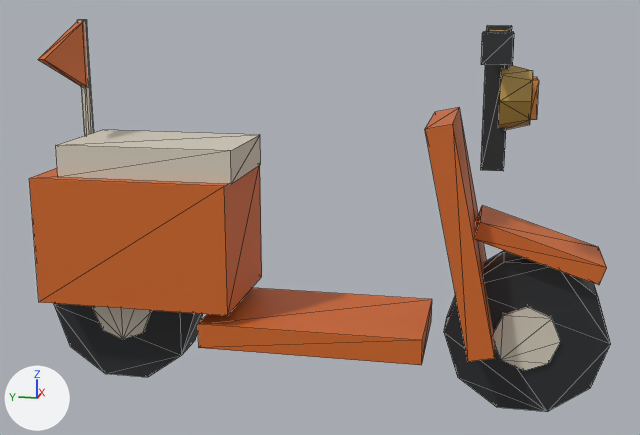
Two versions of the glTF model sketches/core-loop/assets/models/world_one/poi_scooter.glb, one commit apart.
One viewpoint serves both versions: a 50 mm lens placed at (-2.379, -0.477, 1.108), pointed at (-0.002, -0.001, 0.514). The lights are fixed; the arrows at lower left show +X, +Y and +Z. The older version comes first. Mesh edges are drawn as thin lines. Where no turn or scale is listed for an object, it has been applied to the vertices. Vertices at exactly the same position are counted once.

The scene before the commit, as lines of its bpy script (objects in view):
```python
me_scooter = bpy.data.meshes.new('Scooter')
me_scooter.from_pydata(...)  # 202 vertices, 328 faces; spans x -0.32..0.32, y -0.8..0.81, z 0.01..1.05
me_scooter.materials.append(mat_paint)
ob_scooter = bpy.data.objects.new('Scooter', me_scooter)
ob_scooter.location = (0.0, 0.0, 0.0)
```
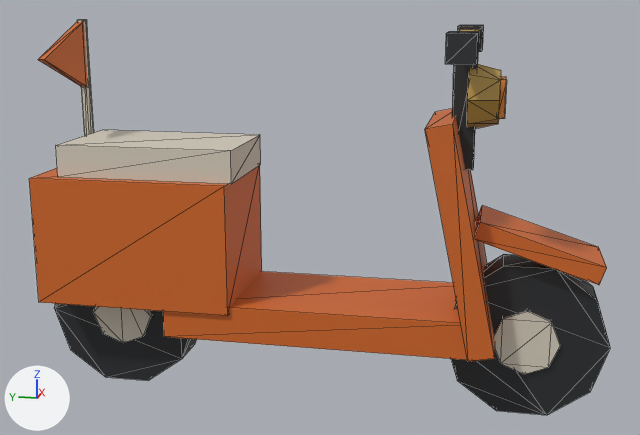
Location of each change, [x1, y1, x2, y2] in pixels of the pictures (640 x 435 px; the box of a moved part takes in the faces that stretch with it):
'Scooter', reshaped: before [29, 20, 611, 412]; after [29, 20, 610, 415]
part 1 of me_scooter, added (orange): after [163, 271, 467, 360]
part 2 of me_scooter, moved or reshaped: before [444, 251, 611, 412]; after [451, 254, 610, 415]
part 3 of me_scooter, moved or reshaped: before [493, 307, 560, 371]; after [494, 310, 560, 374]
part 4 of me_scooter, moved or reshaped: before [54, 303, 203, 377]; after [54, 304, 197, 381]
part 5 of me_scooter, moved or reshaped: before [93, 306, 152, 339]; after [93, 306, 152, 343]
part 6 of me_scooter, moved or reshaped: before [481, 65, 509, 171]; after [452, 45, 479, 170]
part 7 of me_scooter, moved or reshaped (mostly hidden): before [489, 30, 509, 32]; after [459, 30, 479, 32]
part 8 of me_scooter, moved or reshaped: before [481, 32, 514, 65]; after [445, 31, 479, 65]
part 9 of me_scooter, moved or reshaped: before [486, 25, 512, 32]; after [458, 25, 484, 52]
part 10 of me_scooter, moved or reshaped: before [529, 77, 539, 120]; after [498, 76, 507, 119]
part 11 of me_scooter, moved or reshaped: before [498, 65, 533, 130]; after [467, 64, 501, 129]
part 12 of me_scooter, deleted (orange): before [198, 288, 432, 365]

The change, as a diff of the scene's bpy script:
```diff
--- a/sketches/core-loop/assets/models/world_one/poi_scooter.glb.py
+++ b/sketches/core-loop/assets/models/world_one/poi_scooter.glb.py
@@ me_scooter @@
 # used by ob_scooter; location = (0.0, 0.0, 0.0)
-me_scooter.from_pydata(...)  # 202 vertices, 328 faces; spans x -0.32..0.32, y -0.8..0.81, z 0.01..1.05
+me_scooter.from_pydata(...)  # 194 vertices, 316 faces; spans x -0.32..0.32, y -0.8..0.81, z 0.0..1.05
+# me_scooter part 1: a new loose piece, a box spanning x -0.17..0.17, y -0.45..0.41, z 0.19..0.29, in mat_paint
+# me_scooter part 2: the loose piece of 20 vertices spanning x -0.06..0.06, y -0.8..-0.36, z 0.01..0.43 is moved by (0.0, 0.0, -0.01)
+# me_scooter part 3: the loose piece of 16 vertices spanning x -0.07..0.07, y -0.67..-0.49, z 0.13..0.31 is moved by (0.0, 0.0, -0.01)
+# me_scooter part 4: the loose piece of 20 vertices spanning x -0.06..0.06, y 0.36..0.8, z 0.01..0.43 is moved by (0.0, 0.0, -0.01)
+# me_scooter part 5: the loose piece of 16 vertices spanning x -0.07..0.07, y 0.49..0.67, z 0.13..0.31 is moved by (0.0, 0.0, -0.01)
+# me_scooter part 6: the loose piece of 8 vertices spanning x -0.03..0.03, y -0.5..-0.44, z 0.67..1.01 is moved by (0.0, 0.08, 0.0)
+# me_scooter part 7: the loose piece of 8 vertices spanning x -0.3..0.3, y -0.5..-0.44, z 0.98..1.02 is moved by (0.0, 0.08, 0.0)
+# me_scooter part 8: the loose piece of 8 vertices spanning x -0.32..-0.22, y -0.5..-0.44, z 0.96..1.03 is moved by (0.0, 0.08, 0.0)
+# me_scooter part 9: the loose piece of 8 vertices spanning x 0.22..0.32, y -0.5..-0.44, z 0.96..1.03 is moved by (0.0, 0.08, 0.0)
+# me_scooter part 10: the loose piece of 8 vertices spanning x -0.05..0.05, y -0.57..-0.56, z 0.81..0.91 is moved by (0.0, 0.08, 0.0)
+# me_scooter part 11: the loose piece of 16 vertices spanning x -0.09..0.09, y -0.56..-0.48, z 0.77..0.95 is moved by (0.0, 0.08, 0.0)
+# me_scooter part 12: the loose piece of 8 vertices spanning x -0.17..0.17, y -0.31..0.31, z 0.17..0.23 is deleted
+# other edits to the shape of me_scooter do not show in these pictures
 me_scooter.materials.append(mat_paint)
```
